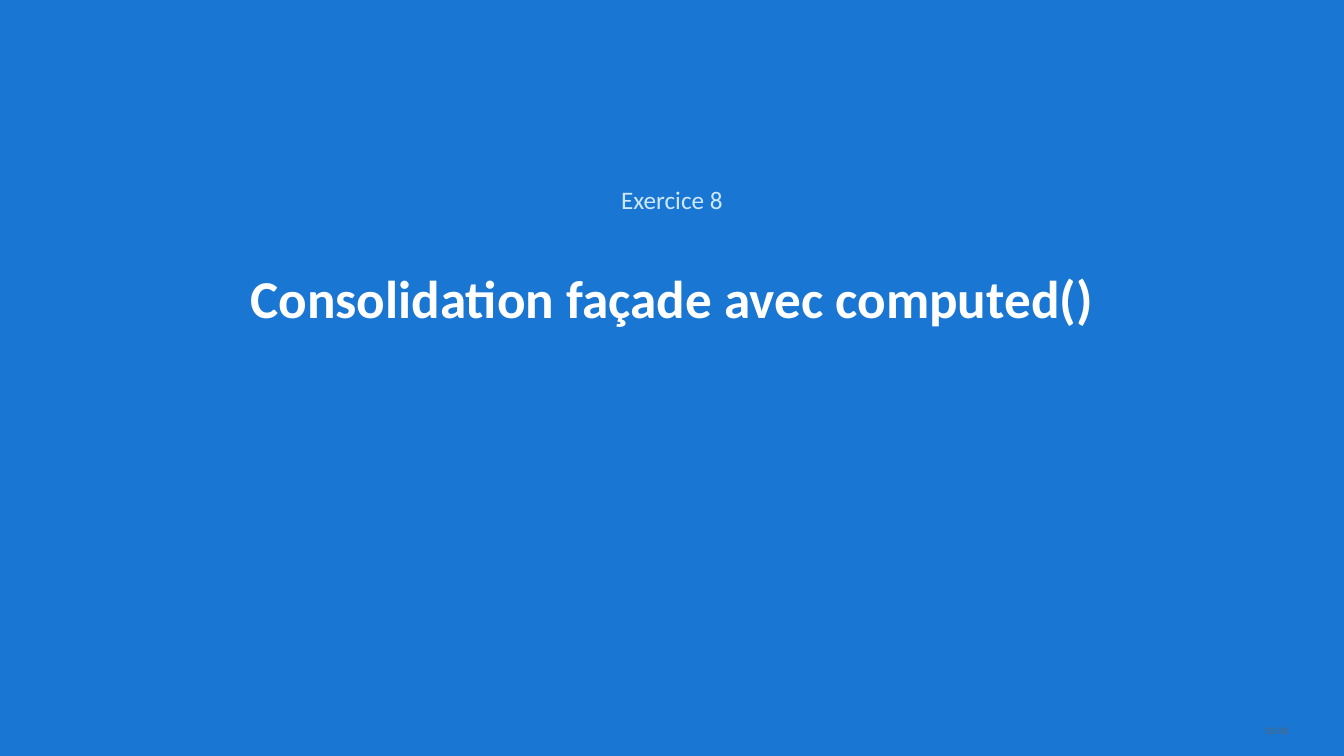
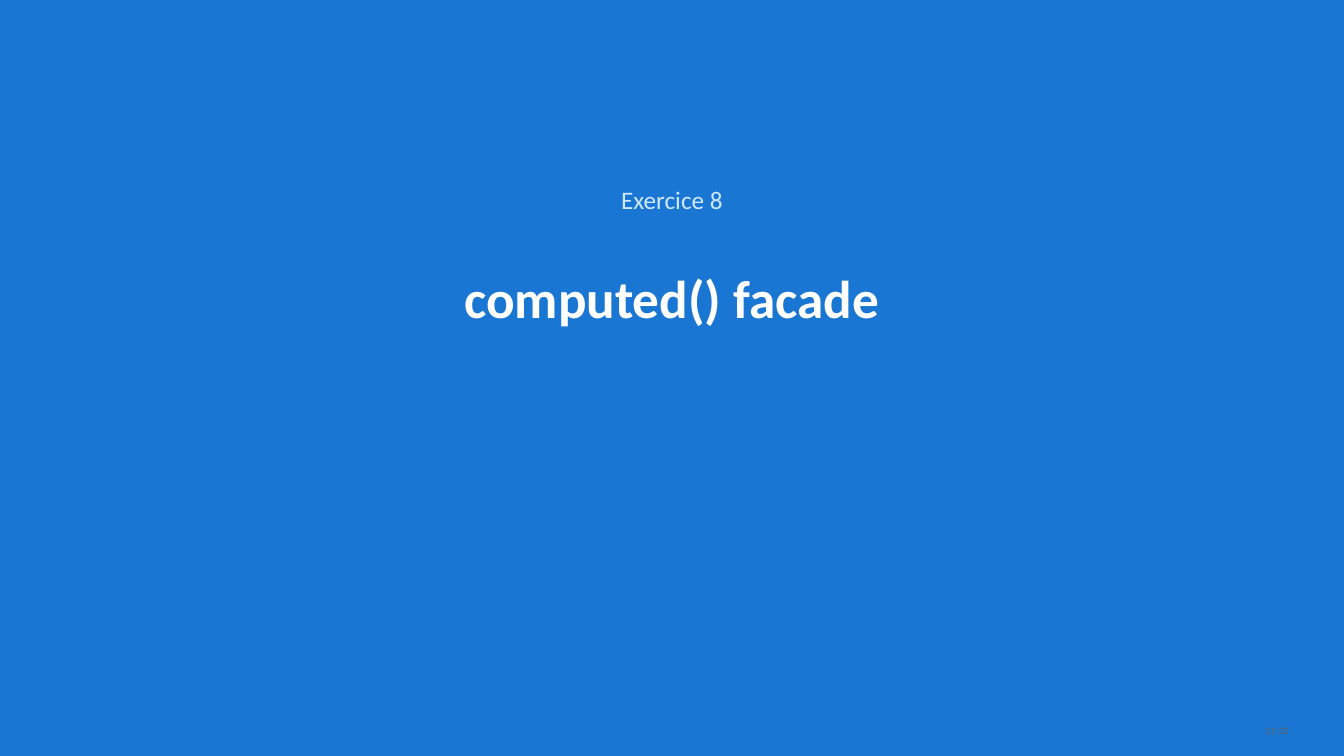
Before and after one commit to AchrafSlaoui/dojo-angular, a slide deck: slide 21 of docs/dojo-signals.pptx (slide 55 before the commit). Drawn at 1344x756 pixels with LibreOffice and Linux fonts; fonts in the diff are those of the drawing. Boxes give left, top, right and bottom in pixels: in the first picture for what was removed or moved away, otherwise in the second. Text is boxed around its words. In the diff, an @@ line names an element or a change of style, - is before the commit and + after.

```diff
--- a/docs/dojo-signals.pptx
+++ b/docs/dojo-signals.pptx
@@ text at bbox=[464, 278, 879, 327]: text changed @@
-Consolidation façade avec computed()
+computed() facade
```
Also in this commit, not shown: 8 other slides changed, 14 slides added, 54 slides removed, 2 other files.
